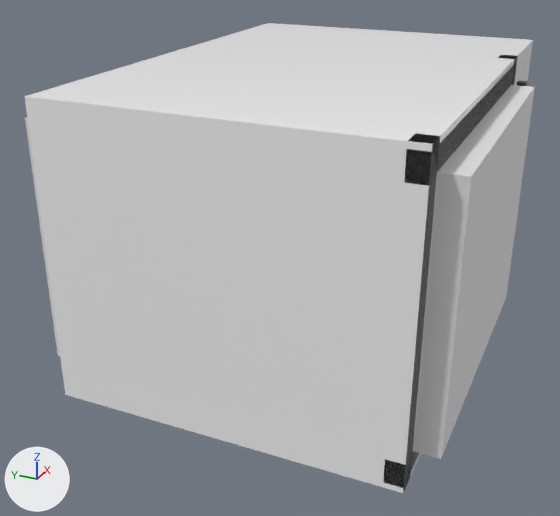
The glTF model Assets/_Project/Art/Models/Environment/Microwave.glb: old version first, new version second.
Camera for both pictures: a 50 mm camera at (-0.773, -0.299, 0.463) aimed at (-0.042, 0.03, 0.097). Every picture has the same lights, and +X, +Y and +Z are marked at lower left. The older version comes first. Where no turn or scale is listed for an object, it has been applied to the vertices.

Names of what the first picture shows: 'MW_Body', 'MW_Cutter', 'MW_DoorLeft', 'MW_DoorTop' and 3 more.
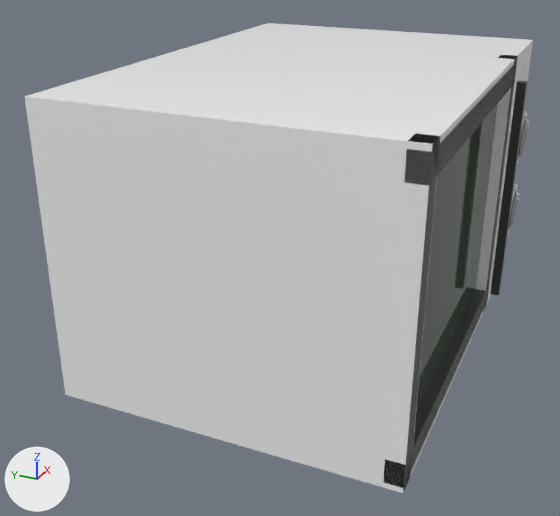
Commit message: 背景モデル 5 つに残っていた、くり抜き用の箱 MW_Cutter を取り除く

Where the change shows, as pixel boxes [x1, y1, x2, y2] in the pictures (560 x 516 px):
'MW_Cutter', deleted
    before: [25, 85, 535, 459]
'MW_Glass', unchanged, uncovered by the edit
    after: [416, 104, 498, 411]
'MW_DoorBot', unchanged, uncovered by the edit
    before: [383, 452, 419, 488]
    after: [383, 286, 489, 488]
'MW_Handle', unchanged, uncovered by the edit
    before: [517, 80, 528, 86]
    after: [490, 80, 528, 295]

Edits to the bpy script that builds the scene:
```text
Remove ob_mw_cutter:
    ob_mw_cutter = bpy.data.objects.new('MW_Cutter', me_cube_035)
    ob_mw_cutter.location = (0.0, 0.0, 0.0)
```
